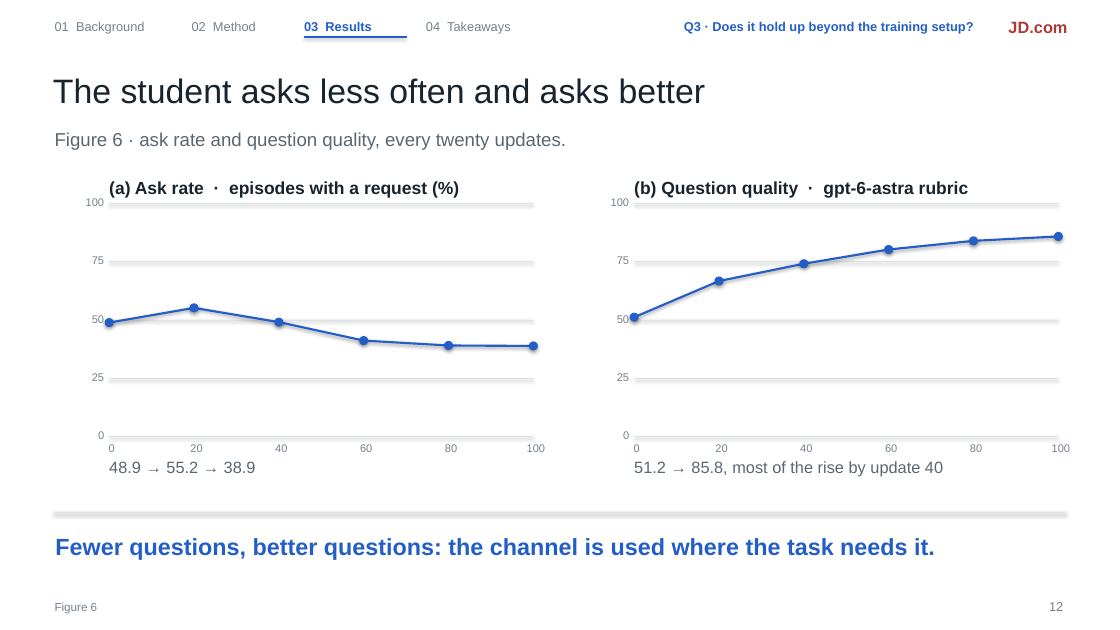
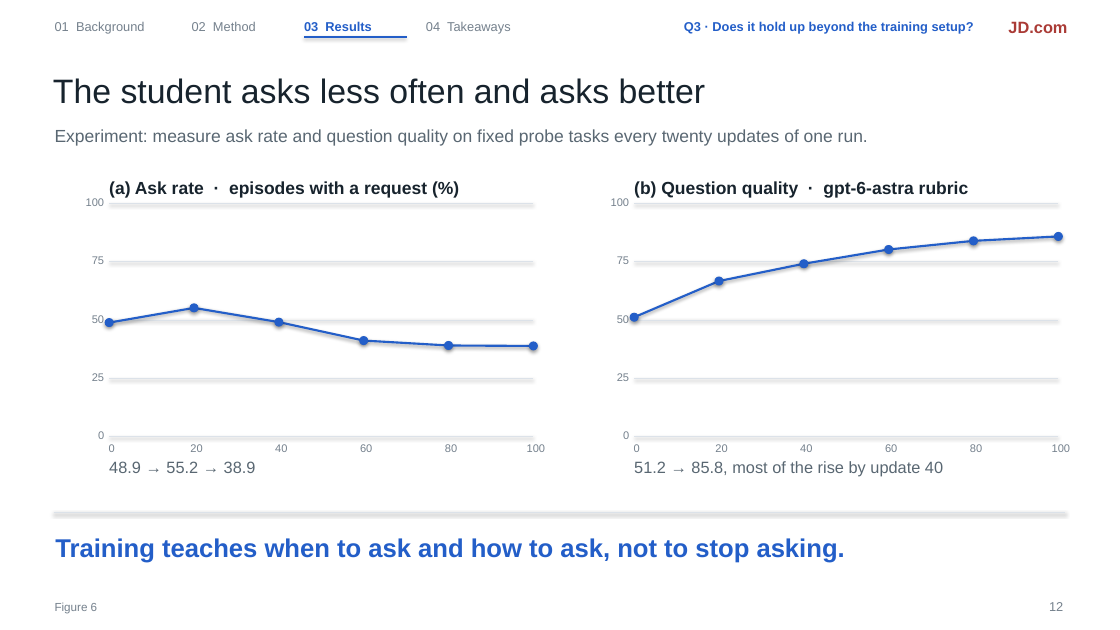
Before and after one commit to liruiluo/communicative-opsd, a slide deck: slide 12 of assets/slides/copd-slides.pptx. Drawn at 1120x630 pixels with LibreOffice and Linux fonts; fonts in the diff are those of the drawing. Boxes give left, top, right and bottom in pixels: in the first picture for what was removed or moved away, otherwise in the second. Text is boxed around its words. In the diff, an @@ line names an element or a change of style, - is before the commit and + after.

Commit message:
Results slides state the experiment and the claim instead of numbers

```diff
--- a/assets/slides/copd-slides.pptx
+++ b/assets/slides/copd-slides.pptx
@@ text at bbox=[55, 129, 868, 146]: text changed; size 16 to 15 pt @@
-Figure 6 · ask rate and question quality, every twenty updates.
+Experiment: measure ask rate and question quality on fixed probe tasks every twenty updates of one run.
@@ text at bbox=[55, 538, 845, 563]: text changed; size 20 to 22 pt @@
-Fewer questions, better questions: the channel is used where the task needs it.
+Training teaches when to ask and how to ask, not to stop asking.
```
Also in this commit, not shown: 11 other slides changed, 1 other file.
